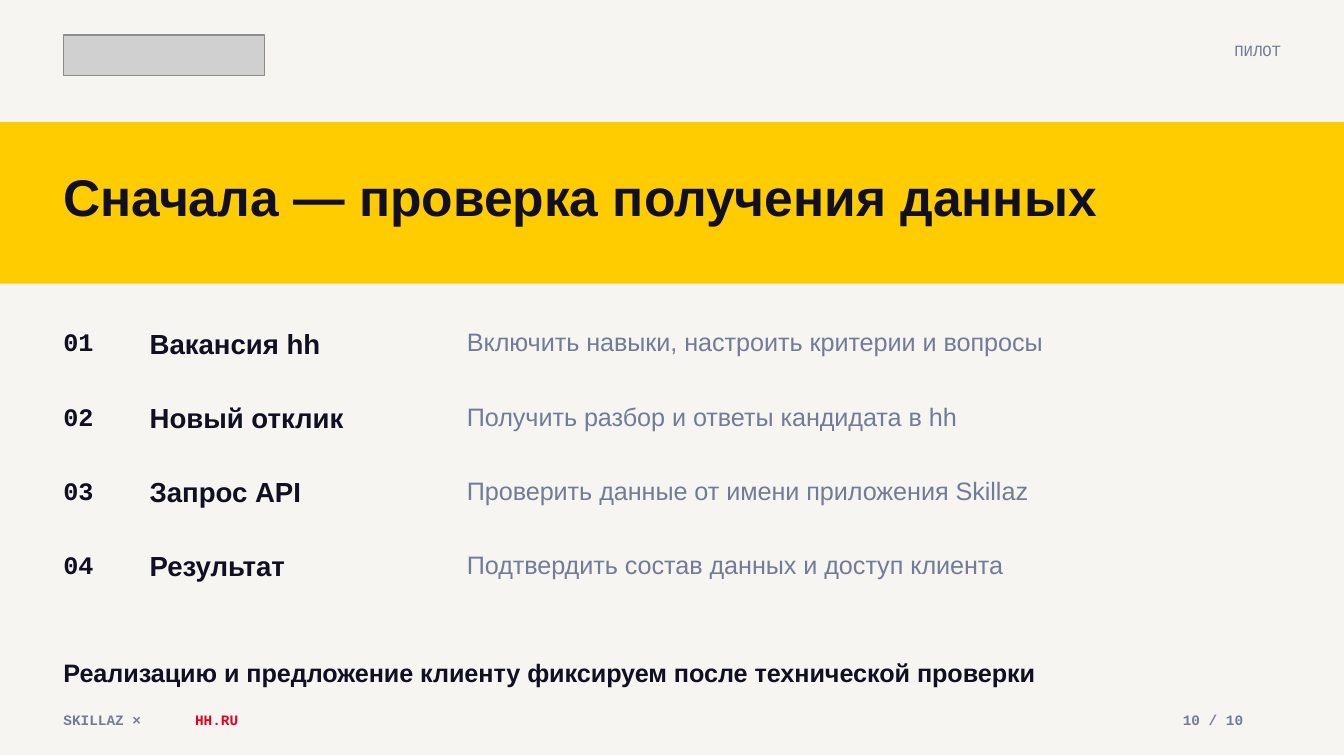
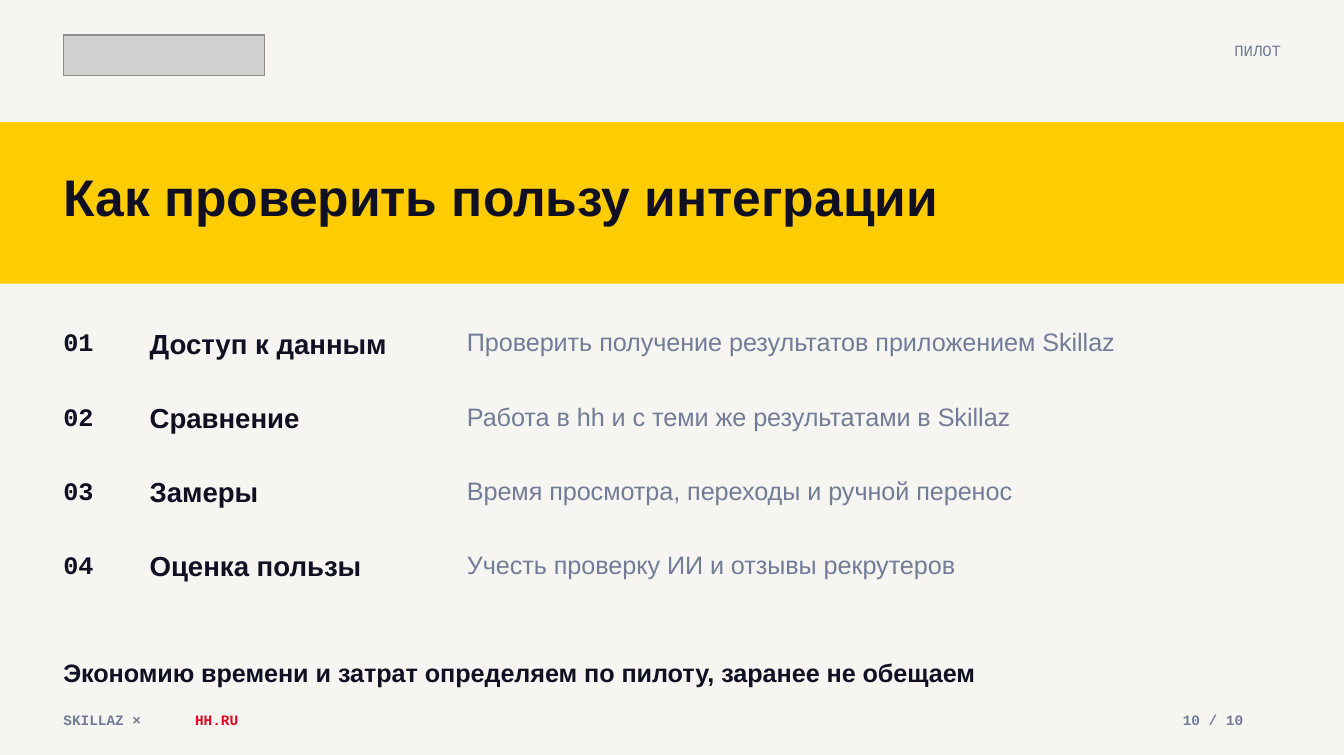
Before and after one commit to nastenakargina17-sudo/skillaz-hh-presentation, a slide deck: slide 10 of Skillaz-hh-Integration.pptx. Drawn at 1344x755 pixels with LibreOffice and Linux fonts; fonts in the diff are those of the drawing; grey boxes stand for pictures. Boxes give left, top, right and bottom in pixels: in the first picture for what was removed or moved away, otherwise in the second. Text is boxed around its words. In the diff, an @@ line names an element or a change of style, - is before the commit and + after.

Commit message:
Explain recruiter benefits and Skillaz value without guaranteed savings

```diff
--- a/Skillaz-hh-Integration.pptx
+++ b/Skillaz-hh-Integration.pptx
@@ text at <box>63,180,938,227</box>: text changed @@
-Сначала — проверка получения данных
+Как проверить пользу интеграции
@@ text at <box>150,335,387,359</box>: text changed @@
-Вакансия hh
+Доступ к данным
@@ text at <box>467,333,1115,356</box>: text changed @@
-Включить навыки, настроить критерии и вопросы
+Проверить получение результатов приложением Skillaz
@@ text at <box>150,408,300,434</box>: text changed @@
-Новый отклик
+Сравнение
@@ text at <box>467,407,1011,431</box>: text changed @@
-Получить разбор и ответы кандидата в hh
+Работа в hh и с теми же результатами в Skillaz
@@ text at <box>150,482,259,508</box>: text changed @@
-Запрос API
+Замеры
@@ text at <box>467,481,1012,505</box>: text changed @@
-Проверить данные от имени приложения Skillaz
+Время просмотра, переходы и ручной перенос
@@ text at <box>150,556,362,582</box>: text changed @@
-Результат
+Оценка пользы
@@ text at <box>467,556,956,579</box>: text changed @@
-Подтвердить состав данных и доступ клиента
+Учесть проверку ИИ и отзывы рекрутеров
@@ text at <box>63,663,975,687</box>: text changed @@
-Реализацию и предложение клиенту фиксируем после технической проверки
+Экономию времени и затрат определяем по пилоту, заранее не обещаем
```
Also in this commit, not shown: 5 other slides changed, 1 other file.
